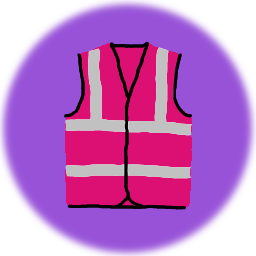
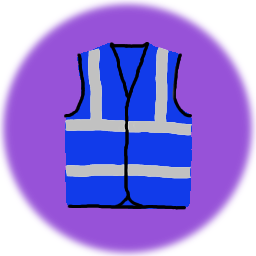
Before/after of a 256x256 layered artwork. What changed in the layer stack:
hid "volunteer-hi-viz-pink-volunteer" over [65, 43, 192, 209]
showed "volunteer-hi-viz-blue-run-director", painted on it over [65, 43, 192, 209]
